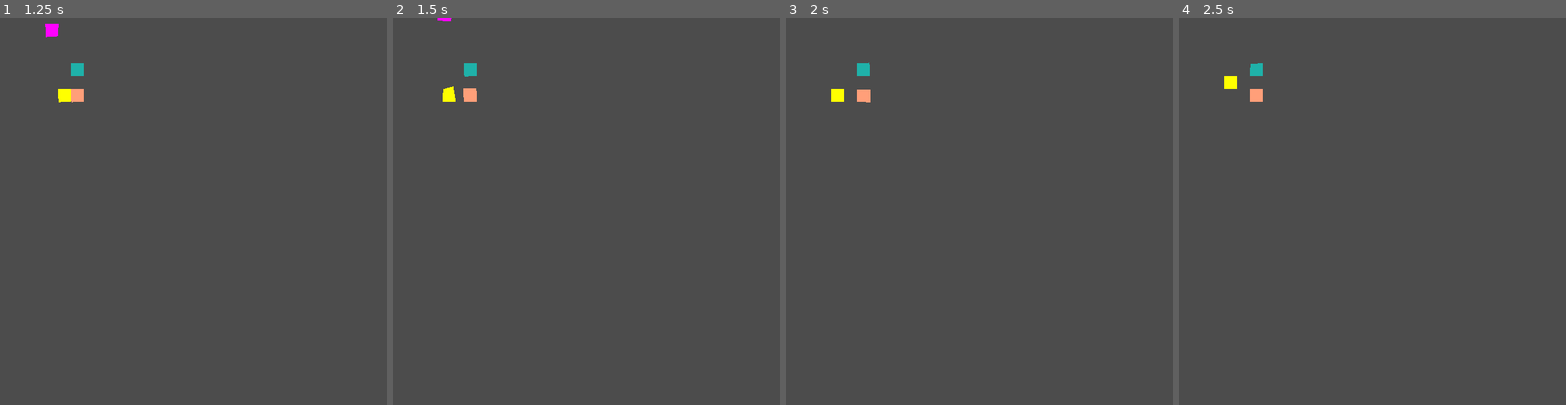
Above: before the commit, frames 1-4 (left to right).
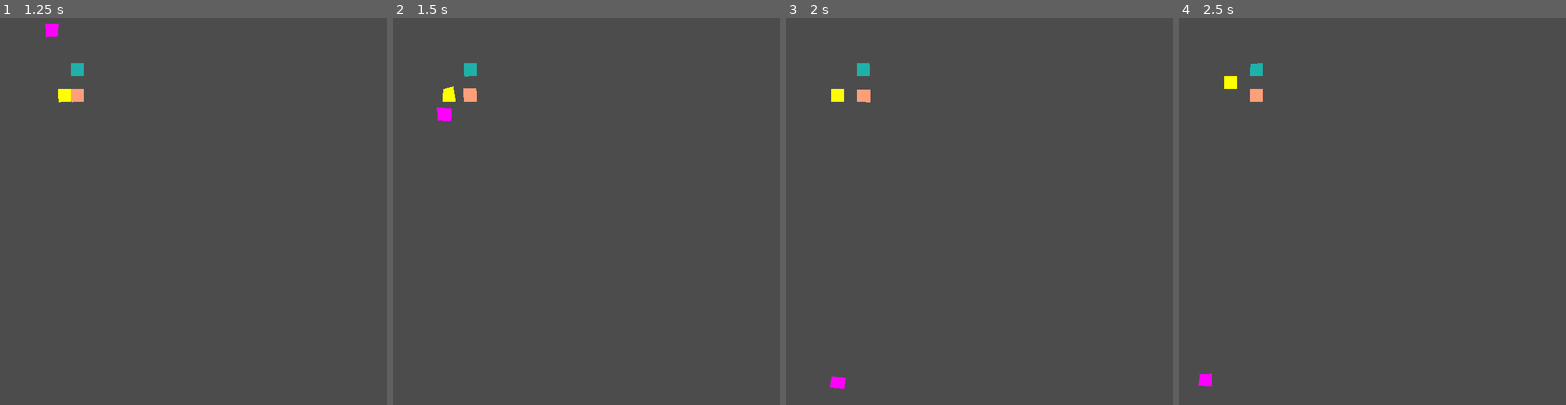
Above: after the commit, the same moments.

Repository: sustainablelab/eat-and-poop
Game: Godot game, scene res://scenes/Main.tscn
The game is run twice, just before and just after one commit, with the same random seed, the same clock (stepped at 60 frames per second) and the same inputs.
Inputs:
- Up to frame 1 (1.25 s): tap Enter at 0.5 s; hold Up (ui_up) from 0.53 s (still down); tap L at 0.6 s
- Up to frame 2 (1.5 s): keep holding Up (ui_up); tap H at 1.35 s
- Up to frame 3 (2 s): keep holding Up (ui_up)
- Up to frame 4 (2.5 s): release Up (ui_up) at 2.03 s; hold Left (ui_left) from 2.03 s (still down); tap K at 2.1 s

Frame 1 is identical in both runs. In frame 2, 0.2% of the frame differs, in the area x 11-16%, y 0-27%; in frame 3, 0.1%; in frame 4, 0.1%.

Commit message:
Added crappy version of screen-wrapped motion

Diff:
--- a/scripts/Player.gd
+++ b/scripts/Player.gd
@@ -32,6 +32,9 @@
 # Hardcode a name for testing.
 # Parent overrides name when instantiating player.
 var player_name: String = "player_name"
+
+# Find out how big my world is.
+var world: Rect2
 
 # COLOR
 # Hardcode a color for testing.
@@ -109,6 +112,9 @@
 	# Detect collisions.
 	_ret = player_hitbox.connect("area_entered", self, "_on_area_entered")
 	_ret = parent_node.connect("player_hit", self, "_on_player_hit")
+
+	# Find out how big my world is.
+	world = parent_node.game_window
 
 # ---------------------
 # | Move player_block |
@@ -225,6 +231,29 @@
 	# Calculate relative and absolute destination.
 	var relative_movement = (direction * grid.SIZE) # for RayCast
 	var destination = position + relative_movement # for Tween
+
+	if DEBUGGING:
+		print("Me before: {m}, after: {a}, World Bounds: {wp}-{we}".format({
+			"m": position.x,
+			"a": destination.x,
+			"wp": world.position.x,
+			"we": world.end.x,
+			}))
+
+	# TODO: this screen wrapping has problems:
+	# 1. Player zips across screen instead of wrapping.
+	# 2. RayCast does not see the player it hits by wrapping.
+	#
+	# Wrap around the screen. "position" is top-left, "end" is bottom-right
+	if destination.x < world.position.x:
+		destination.x = world.end.x
+	elif destination.x > world.end.x:
+		destination.x = world.position.x
+	if destination.y < world.position.y:
+		destination.y = world.end.y
+	elif destination.y > world.end.y:
+		destination.y = world.position.y
+
 	if move_will_collide(player_ray, relative_movement):
 		notify_victim(player_ray)
 		# Slow the attacker
@@ -252,6 +281,7 @@
 		0) # delay
 
 	_done = smooth_move.start()
+
 
 
 # Assign a direction to each arrow press.
